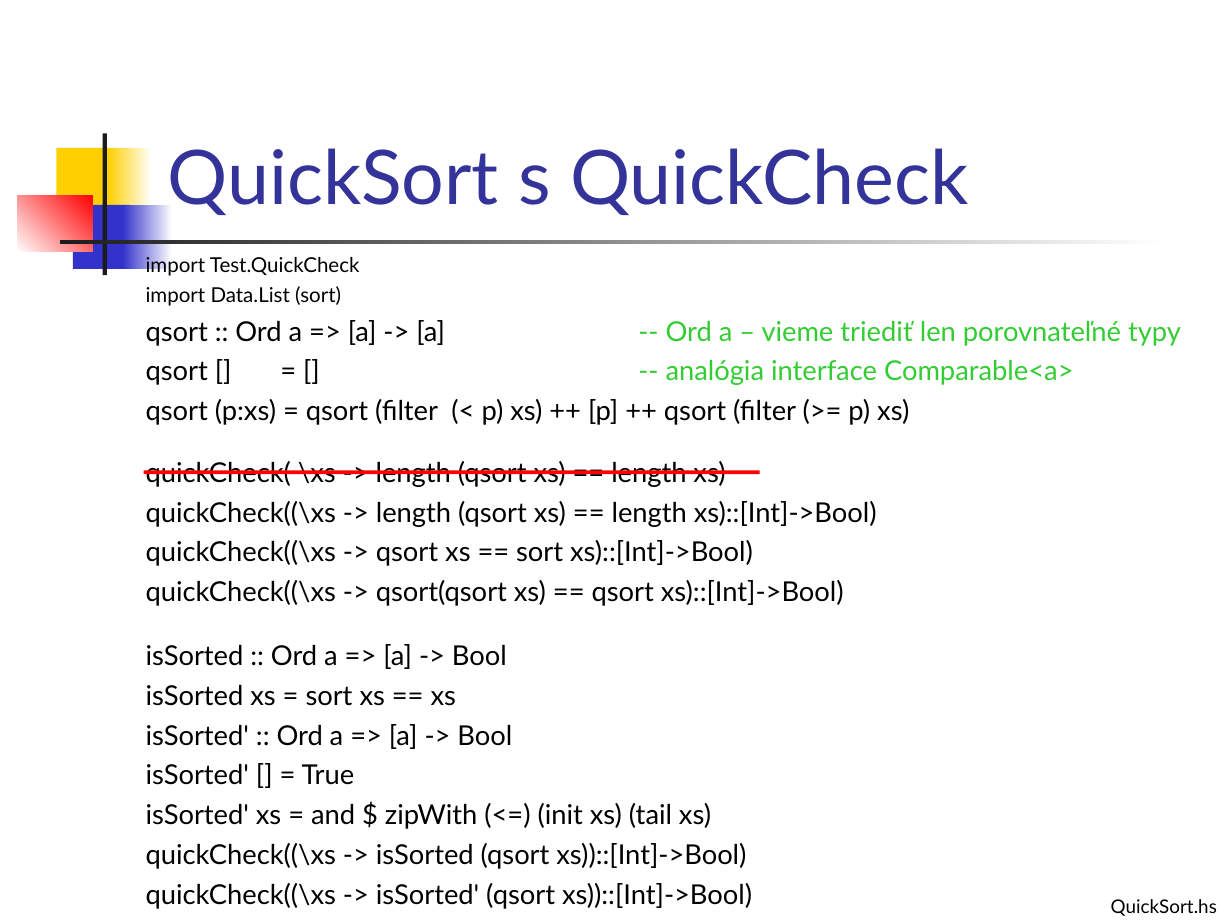
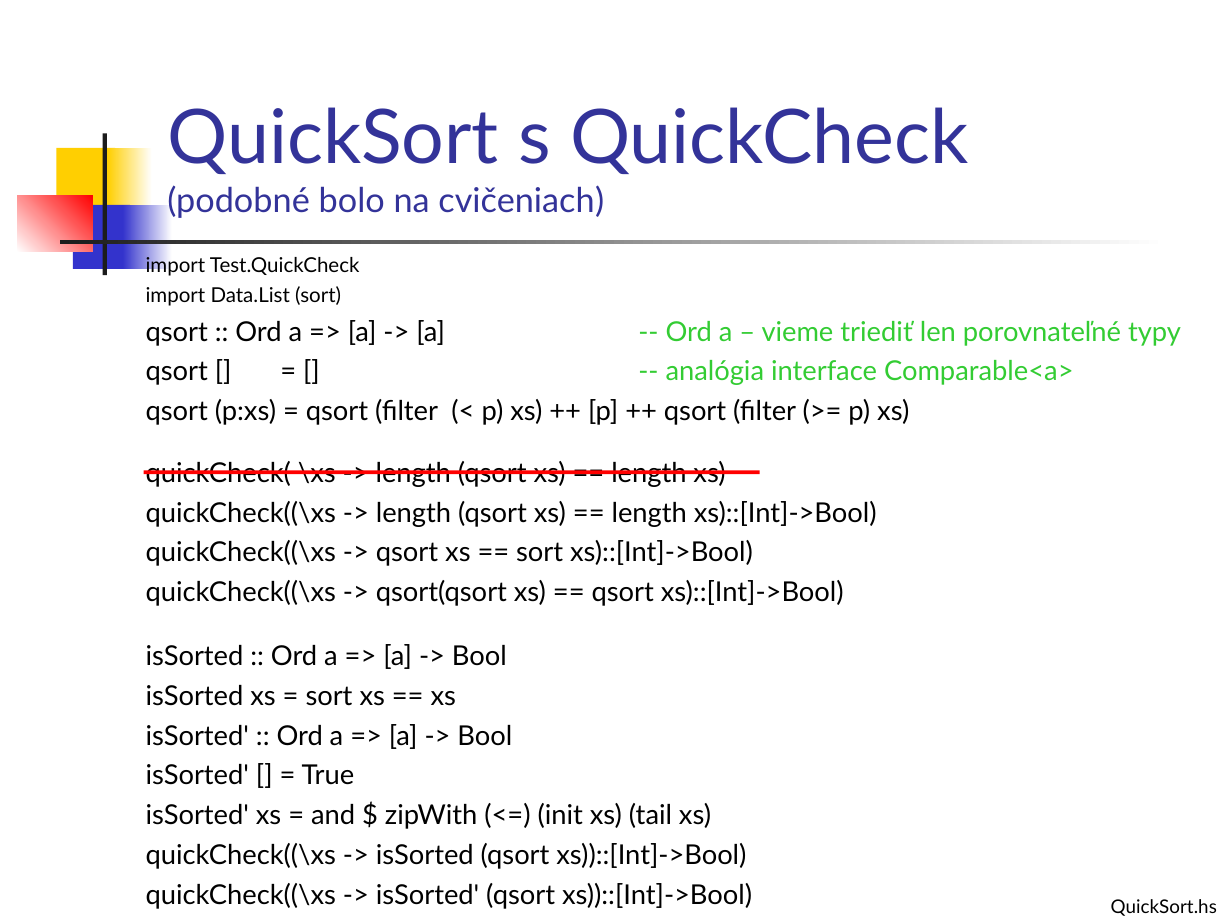
Before and after one commit to Funkcionalne/Prednasky, a slide deck: slide 18 of 02/02_fpro.ppt. Drawn at 1232x924 pixels with LibreOffice and Linux fonts; fonts in the diff are those of the drawing. Boxes give left, top, right and bottom in pixels: in the first picture for what was removed or moved away, otherwise in the second. Text is boxed around its words. In the diff, an @@ line names an element or a change of style, - is before the commit and + after.

```diff
--- a/02/02_fpro.ppt
+++ b/02/02_fpro.ppt
@@ title at <box>167,107,969,218</box>: text changed; size 44 to 20 pt @@
-QuickSort s QuickCheck
+QuickSort s QuickCheck
+(podobné bolo na cvičeniach)
```
Also in this commit, not shown: 7 other slides changed, 5 slides added, 8 other files.
